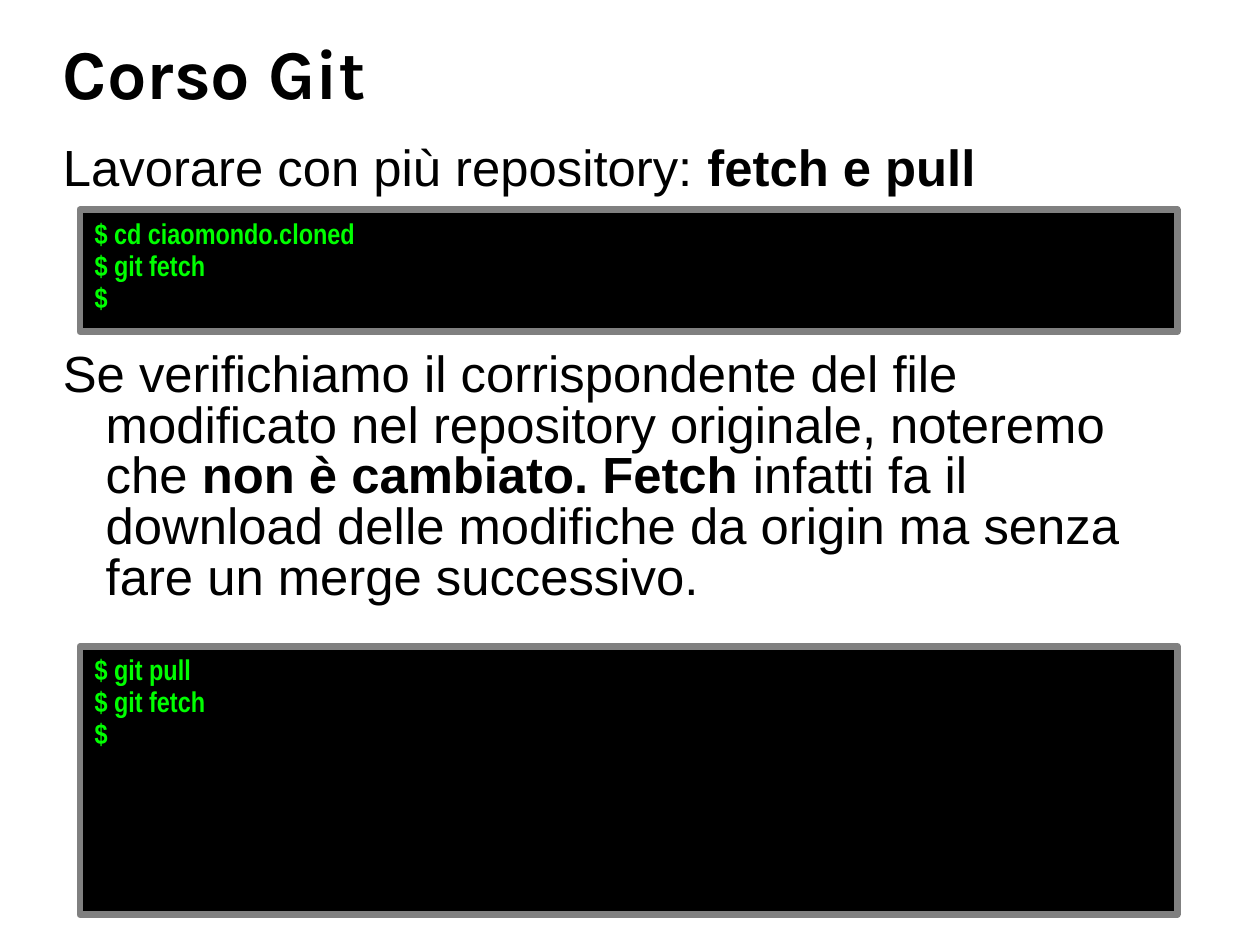
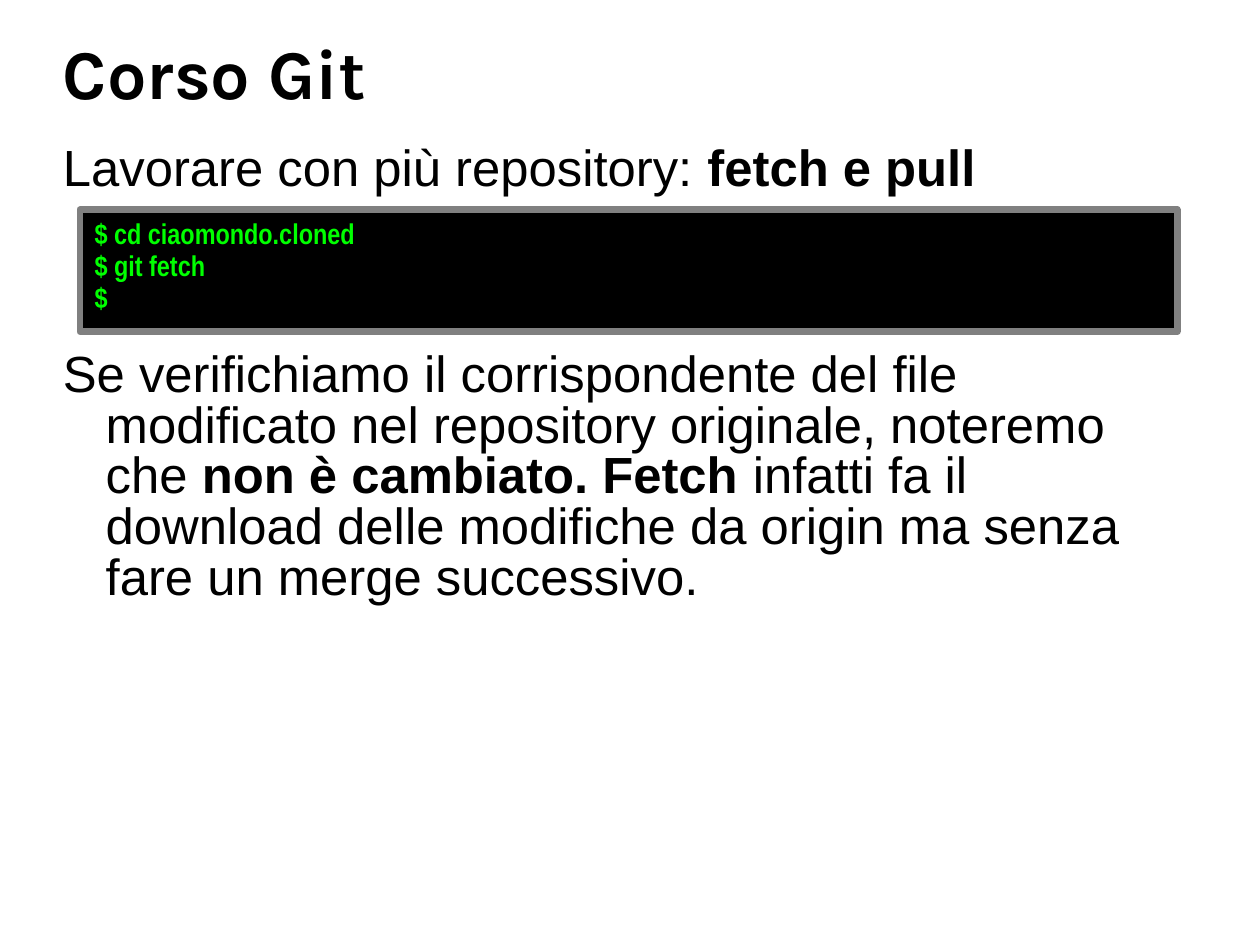
Before and after one commit to BticinoDeployer/corsogit, a slide deck: slide 4 of corsoGit-remoteRepo.odp. Drawn at 1260x945 pixels with LibreOffice and Linux fonts; fonts in the diff are those of the drawing; background and template pictures are left out. Boxes give left, top, right and bottom in pixels: in the first picture for what was removed or moved away, otherwise in the second. Text is boxed around its words. In the diff, an @@ line names an element or a change of style, - is before the commit and + after.

Commit message:
Modificate presentazioni corso e compendio

```diff
--- a/corsoGit-remoteRepo.odp
+++ b/corsoGit-remoteRepo.odp
@@ rectangle removed at (80, 646, 1178, 915) @@
-$ git pull
-$ git fetch
-$
```
Also in this commit, not shown: 1 other slide changed, 9 slides added, 42 slides removed, 4 other files.
